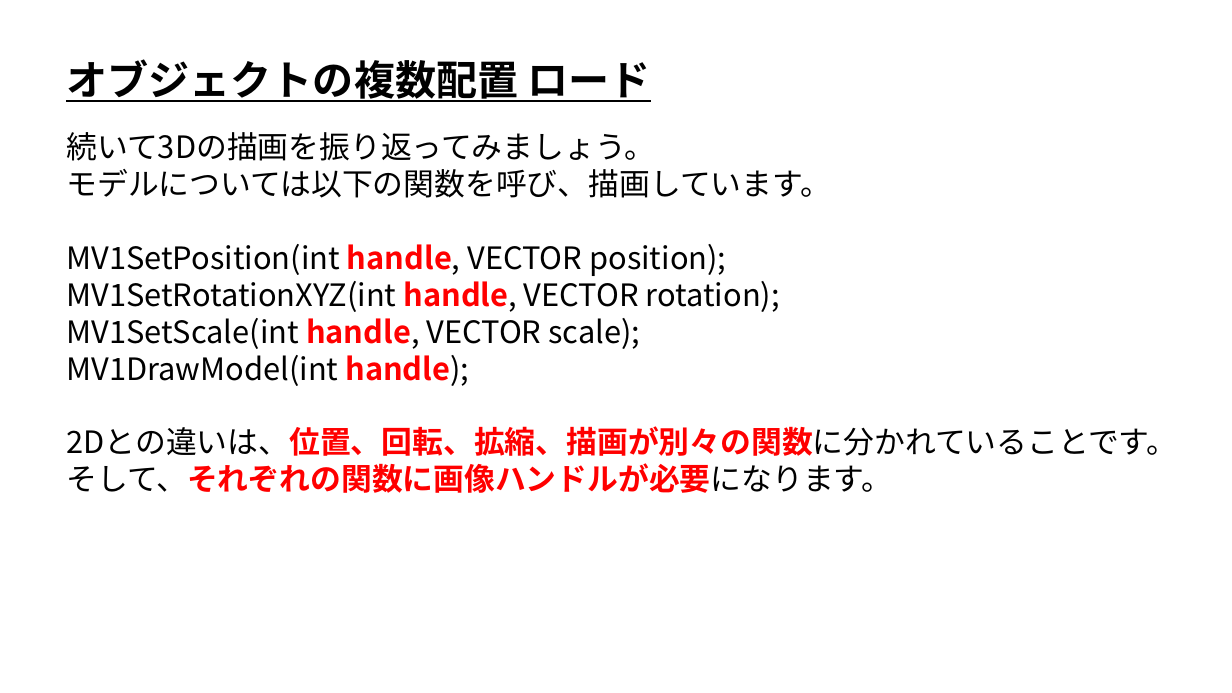
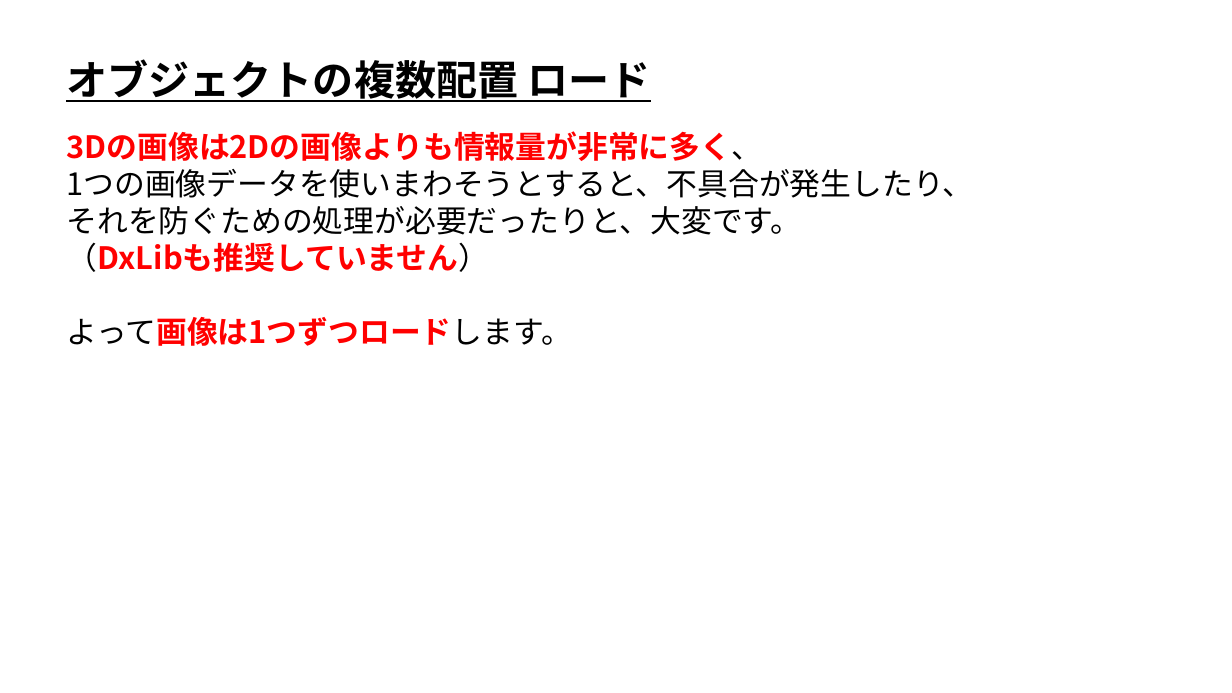
Before and after one commit to ArakiYusuke-Ohara/Textbook, a slide deck: slide 8 of ゲーム科2年/00_前期/ゲーム開発Ⅰ/05_オブジェクトの複数配置.pptx. Drawn at 1232x693 pixels with LibreOffice and Linux fonts; fonts in the diff are those of the drawing. Boxes give left, top, right and bottom in pixels: in the first picture for what was removed or moved away, otherwise in the second. Text is boxed around its words. In the diff, an @@ line names an element or a change of style, - is before the commit and + after.

```diff
--- a/ゲーム科2年/00_前期/ゲーム開発Ⅰ/05_オブジェクトの複数配置.pptx
+++ b/ゲーム科2年/00_前期/ゲーム開発Ⅰ/05_オブジェクトの複数配置.pptx
@@ text at bbox=[66, 131, 973, 346]: text changed @@
-続いて3Dの描画を振り返ってみましょう。
-モデルについては以下の関数を呼び、描画しています。
-MV1SetPosition(int handle, VECTOR position);
-MV1SetRotationXYZ(int handle, VECTOR rotation);
-MV1SetScale(int handle, VECTOR scale);
-MV1DrawModel(int handle);
-2Dとの違いは、位置、回転、拡縮、描画が別々の関数に分かれていることです。
-そして、それぞれの関数に画像ハンドルが必要になります。
+3Dの画像は2Dの画像よりも情報量が非常に多く、
+1つの画像データを使いまわそうとすると、不具合が発生したり、
+それを防ぐための処理が必要だったりと、大変です。
+（DxLibも推奨していません）
+よって画像は1つずつロードします。
```
Also in this commit, not shown: 11 other slides changed, 3 slides removed, 9 other files.
